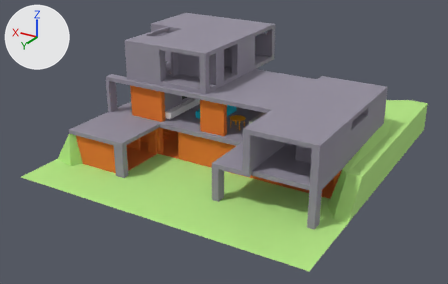
Before and after pictures for a commit that changed the glTF model src/assets/House_no_draco.glb.
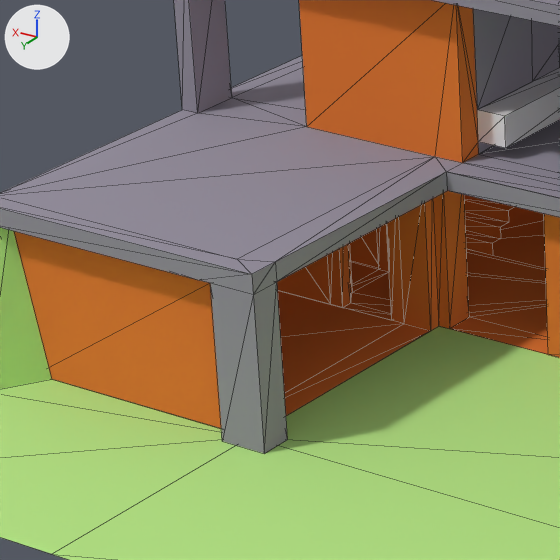
Old and new are each drawn whole from a 50 mm camera at (-22.11, 39.33, 19.93) aimed at (0.18, 2.17, 1.35) and again close up on the part from 16% to 40% of the width and 32% to 70% of the height. Lighting does not change. The marker at upper left points along +X, +Y and +Z. The close-ups show mesh edges as thin lines. Vertices at the same position are counted once.

Names of what the first close-up shows: 'Basement', 'Ground', 'Ground Floor', 'S Living_Room 3 - TV Cabinet', 'Stairs Ground Floor'.
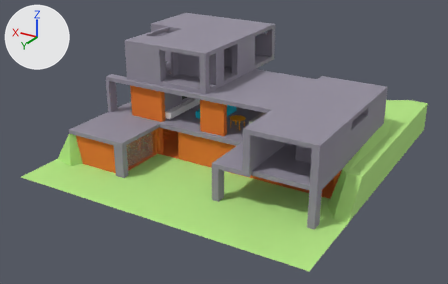
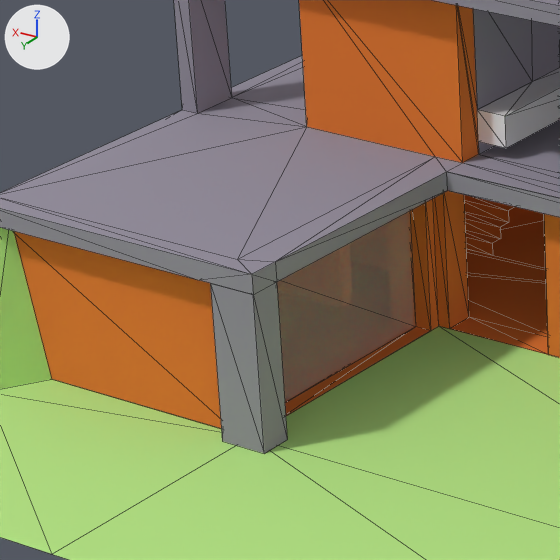
Where the change shows, as pixel boxes (x1, y1, x2, y2) in the close-ups (560 x 560 px):
part 1 of me_basement, added
    after: (277, 203, 431, 416)

What changed in the scene script:
```text
Change me_basement:
    used by ob_basement; location = (0.0, 0.0, 0.0)
    remove me_basement.from_pydata(...)  # 212 vertices, 420 faces; spans x -9.9..9.5, y -7.1..8.8, z 0.0..5.6
    add me_basement.from_pydata(...)  # 220 vertices, 440 faces; spans x -9.9..9.5, y -7.1..8.8, z 0.0..5.6
    me_basement part 1: 8 vertices added at x 5.3..5.4, y 4.3..8.0, z 0.0..2.3
    add me_basement.materials.append(mat_2_glass)  # cyan #c4feff
```
